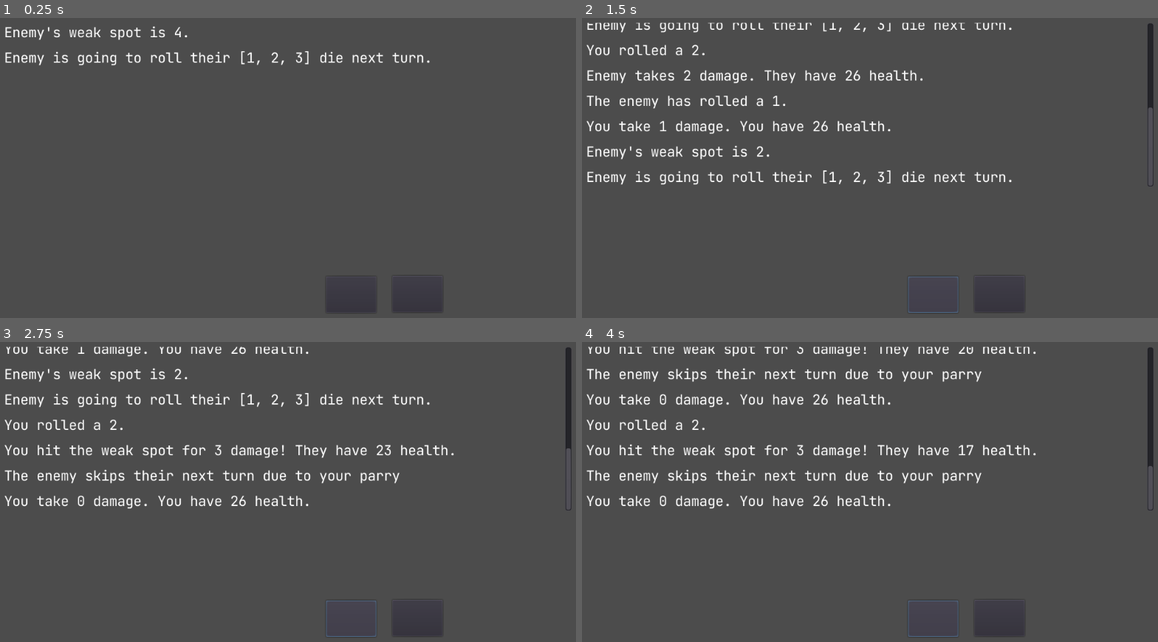
Above: before the commit, frames 1-4 (two rows, left to right).
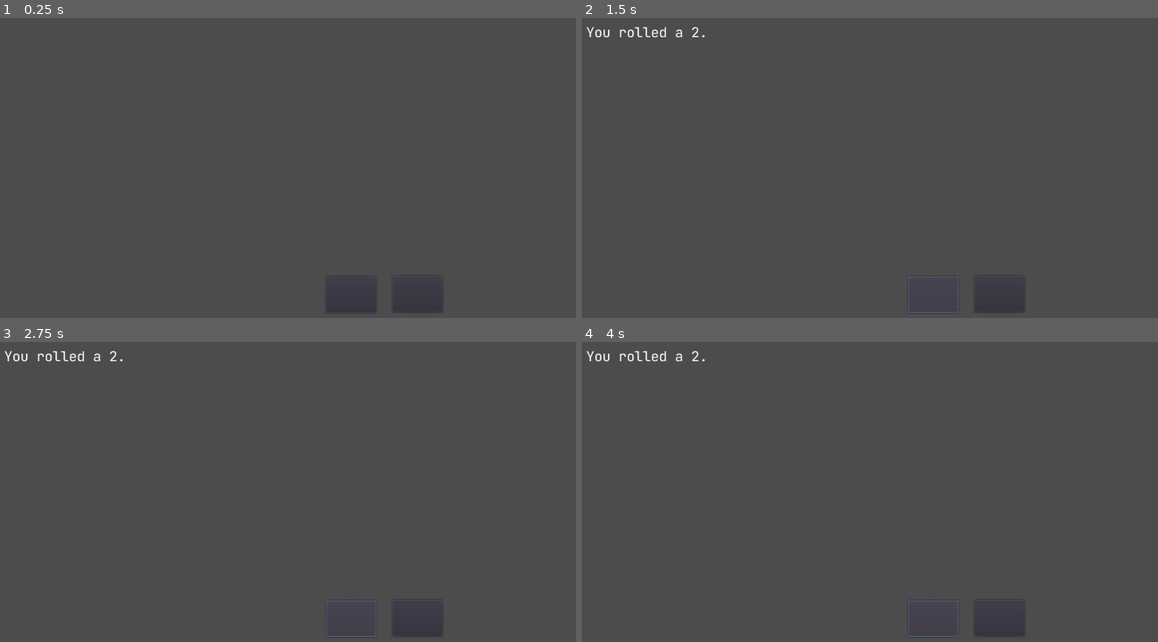
Above: after the commit, the same moments.

Repository: biggestcookie/Rolls-Required
Game: Godot game, scene res://Main.tscn
The game is run twice, just before and just after one commit, with the same random seed, the same clock (stepped at 60 frames per second) and the same inputs.
Inputs (mouse positions are in pixels of both pictures, inside the frame that each line leads up to):
- Up to frame 1 (0.25 s): no input
- Up to frame 2 (1.5 s): click (933, 294) at 0.52 s; click (933, 294) at 1.27 s
- Up to frame 3 (2.75 s): click (351, 618) at 2.02 s
- Up to frame 4 (4 s): tap Enter at 2.75 s; tap Space at 3.5 s

The runs differ from the first frame. In frame 1, 1.2% of the frame differs, in the area x 0-75%, y 2-16%; in frame 2, 4.4%; in frame 3, 4.9%; in frame 4, 5.5%, in the area x 0-100%, y 1-57%.

Commit message:
mechanical changes

Diff:
--- /dev/null
+++ b/Enemy.tscn
@@ -0,0 +1,16 @@
+[gd_scene load_steps=4 format=2]
+
+[ext_resource path="res://Game/EnemyDie.tscn" type="PackedScene" id=1]
+[ext_resource path="res://Game/Die.gd" type="Script" id=2]
+[ext_resource path="res://Game/Enemy.gd" type="Script" id=3]
+
+[node name="Enemy" type="Node"]
+script = ExtResource( 3 )
+
+[node name="Die" type="Node" parent="." instance=ExtResource( 1 )]
+script = ExtResource( 2 )
+sides = [ 1, 2, 3 ]
+
+[node name="Die2" type="Node" parent="." instance=ExtResource( 1 )]
+script = ExtResource( 2 )
+sides = [ 4, 5, 6 ]
--- a/Game/Die.gd
+++ b/Game/Die.gd
@@ -4,12 +4,16 @@
 var rng = RandomNumberGenerator.new()
 export var sides = []
 var enemy
+var times_rolled
+var rules
 
 signal player_rolled(damage)
 
 func _ready():
+	reset()
 	enemy = get_node("/root/Main/Enemy")
-	connect("player_rolled", enemy, "_start_turn")
+	connect("player_rolled", enemy, "_damage_calc")
+	rules = get_node("/root/Main/Rules")
 
 func roll():
 	get_parent().state = PlayerState.ENEMY_TURN
@@ -17,11 +21,14 @@
 	var result = sides[rng.randi_range(0, sides.size()-1)]
 	Events.emit_signal("text_log_push", "You rolled a {result}.".format({"result":result}))
 	emit_signal("player_rolled", result)
-
+	times_rolled+=1
 
 func _on_Button_pressed():
 	if get_parent().state == PlayerState.PLAYER_TURN:
-		roll()
+		if times_rolled < rules.roll_limit:
+			roll()
+		else:
+			Events.emit_signal("text_log_push", "You cannot roll this die anymore for this turn")
 
 func add_sides(sides_to_add):
 	sides += sides_to_add
@@ -29,3 +36,6 @@
 func remove_sides(sides_to_remove):
 	for side in sides_to_remove:
 		sides.erase(side)
+
+func reset():
+	times_rolled = 0
--- /dev/null
+++ b/Game/Die2.tscn
@@ -0,0 +1,15 @@
+[gd_scene load_steps=3 format=2]
+
+[ext_resource path="res://Game/Button.gd" type="Script" id=1]
+[ext_resource path="res://Game/Die.gd" type="Script" id=2]
+
+[node name="Die" type="Node"]
+script = ExtResource( 2 )
+sides = [ 1, 2, 3 ]
+
+[node name="Button" type="Button" parent="."]
+margin_left = 693.0
+margin_top = 459.0
+margin_right = 780.0
+margin_bottom = 522.0
+script = ExtResource( 1 )
--- a/Game/Enemy.gd
+++ b/Game/Enemy.gd
@@ -3,36 +3,42 @@
 var rng = RandomNumberGenerator.new()
 var weakspot
 var selected_die
-signal enemy_rolled(damage)
+signal end_turn(damage)
+signal enemy_skipped
 var player
 var rules
+var parried
 
 func _ready():
+	parried = false
 	player = get_node("/root/Main/Player")
 	rules = get_node("/root/Main/Rules")
-	connect("enemy_rolled", player, "_start_turn")
+	connect("end_turn", player, "_damage_calc")
+	connect("enemy_skipped", player, "_continue")
 	generate_weakspot()
 	select_die()
 
-func _start_turn(damage):
-	var parried = false
+func _damage_calc(damage):
 	if damage == weakspot:
 		damage += rules.critical
 		health -= damage
 		Events.emit_signal("text_log_push", "You hit the weak spot for {damage} damage! They have {health} health.".format({"damage":damage, "health":health}))
 		parried = true
+		Events.emit_signal("text_log_push", "The enemy skips their next turn due to your parry")
+		emit_signal("enemy_skipped")
+		weakspot = -1
 	else:
 		health -= damage
 		Events.emit_signal("text_log_push", "Enemy takes {damage} damage. They have {health} health.".format({"damage":damage, "health":health}))
-	if health > 0:
-		if parried:
-			Events.emit_signal("text_log_push", "The enemy skips their next turn due to your parry")
-			emit_signal("enemy_rolled", 0)
-		else:
-			rng.randomize()
-			var result = selected_die.sides[rng.randi_range(0, selected_die.sides.size()-1)]
-			Events.emit_signal("text_log_push", "The enemy has rolled a {result}.".format({"result":result}))
-			emit_signal("enemy_rolled", result)
+		if health > 0:
+			if parried:
+				emit_signal("end_turn", -1)
+				parried = false
+			else:
+				rng.randomize()
+				var result = selected_die.sides[rng.randi_range(0, selected_die.sides.size()-1)]
+				Events.emit_signal("text_log_push", "The enemy has rolled a {result}.".format({"result":result}))
+				emit_signal("end_turn", result)
 			generate_weakspot()
 			select_die()
 
--- a/Game/Player.gd
+++ b/Game/Player.gd
@@ -3,14 +3,34 @@
 var health = 30
 var state
 const PlayerState = preload("res://Game/PlayerState.gd")
+var rules
+
+signal reset
 
 func _ready():
 	state = PlayerState.PLAYER_TURN
+	rules = get_node("/root/Main/Rules")
 
-func _start_turn(damage):
-	health -= damage
-	Events.emit_signal("text_log_push", "You take {damage} damage. You have {health} health.".format({"damage":damage, "health":health}))
+func _damage_calc(damage):
+	if damage > 0:
+		health -= damage
+		Events.emit_signal("text_log_push", "You take {damage} damage. You have {health} health.".format({"damage":damage, "health":health}))
+	start_turn()
+
+func start_turn():
+	yield(get_tree().create_timer(0.75), "timeout")
+	Events.emit_signal("text_log_push", "It is your turn.")
 	state = PlayerState.PLAYER_TURN
+	var dice = self.get_children()
+	for die in dice:
+		die.reset()
+
+func _continue():
+	state = PlayerState.PLAYER_TURN
+	if not can_roll():
+		start_turn()
+	else:
+		Events.emit_signal("text_log_push", "You can still roll for this turn.")
 
 func get_potential_rolls():
 	var dice = self.get_children()
@@ -28,3 +48,10 @@
 		for side in die.sides:
 			all_rolls.append(side)
 	return all_rolls
+
+func can_roll():
+	var dice = self.get_children()
+	for die in dice:
+		if die.times_rolled < rules.roll_limit:
+			return true
+	return false
--- a/Game/Rules.gd
+++ b/Game/Rules.gd
@@ -3,6 +3,15 @@
 var critical = critical_state.ONE
 
 enum critical_state {
+	ZERO,
+	ONE,
+	TWO,
+	THREE
+}
+
+var roll_limit = roll_limits.ONE
+
+enum roll_limits {
 	ZERO,
 	ONE,
 	TWO,
--- /dev/null
+++ b/GameController.gd
@@ -0,0 +1,9 @@
+extends Node
+const Enemy = preload("res://Game/Enemy.tscn")
+
+func _ready():
+	start_game([Enemy])
+
+func start_game(enemies):
+	for enemy in enemies:
+			get_node("/root/Main").add_child(enemy.instance())
--- a/Main.tscn
+++ b/Main.tscn
@@ -1,12 +1,11 @@
-[gd_scene load_steps=8 format=2]
+[gd_scene load_steps=7 format=2]
 
 [ext_resource path="res://Game/Die.tscn" type="PackedScene" id=1]
 [ext_resource path="res://Game/Player.tscn" type="PackedScene" id=2]
-[ext_resource path="res://Game/Enemy.gd" type="Script" id=3]
-[ext_resource path="res://Game/EnemyDie.tscn" type="PackedScene" id=4]
 [ext_resource path="res://Screen/TextLog/TextLog.tscn" type="PackedScene" id=5]
 [ext_resource path="res://Game/Rules.gd" type="Script" id=6]
 [ext_resource path="res://Main.gd" type="Script" id=7]
+[ext_resource path="res://GameController.gd" type="Script" id=8]
 
 [node name="Main" type="Node2D"]
 script = ExtResource( 7 )
@@ -34,15 +33,10 @@
 [node name="Die2" parent="Player" instance=ExtResource( 1 )]
 sides = [ 4, 5, 6 ]
 
-[node name="Enemy" type="Node" parent="."]
-script = ExtResource( 3 )
-
-[node name="Die" parent="Enemy" instance=ExtResource( 4 )]
-
-[node name="Die2" parent="Enemy" instance=ExtResource( 4 )]
-sides = [ 4, 5, 6 ]
-
 [node name="Rules" type="Node" parent="."]
 script = ExtResource( 6 )
 
+[node name="GameController" type="Node" parent="."]
+script = ExtResource( 8 )
+
 [editable path="Player/Die"]
